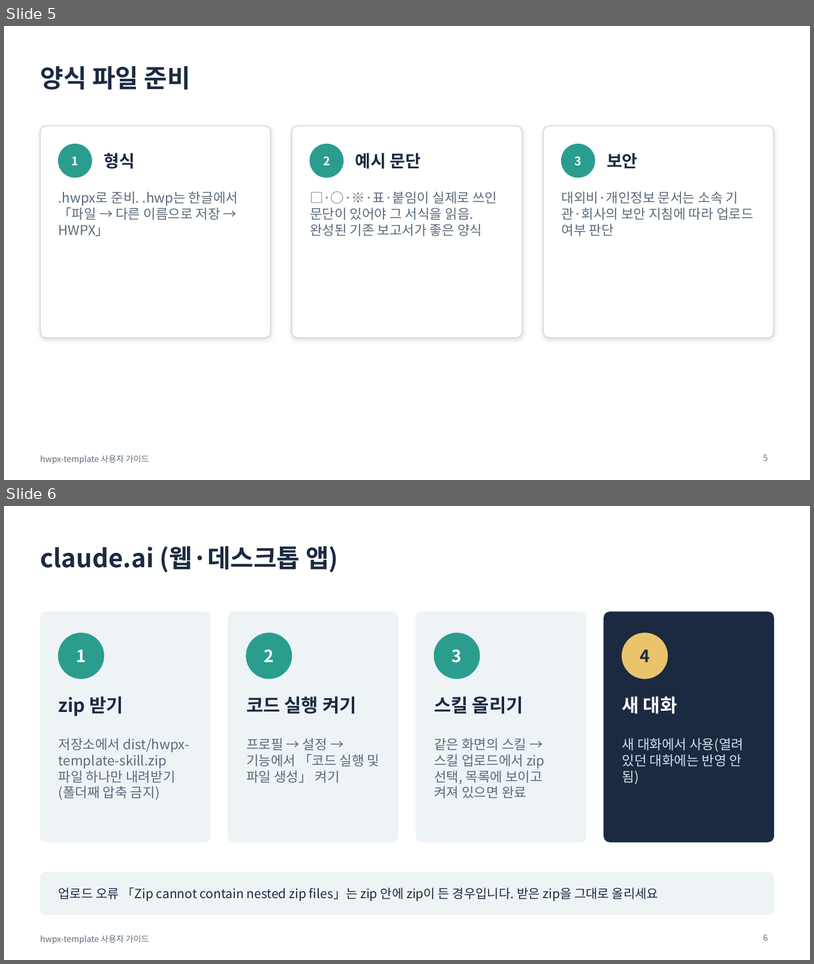
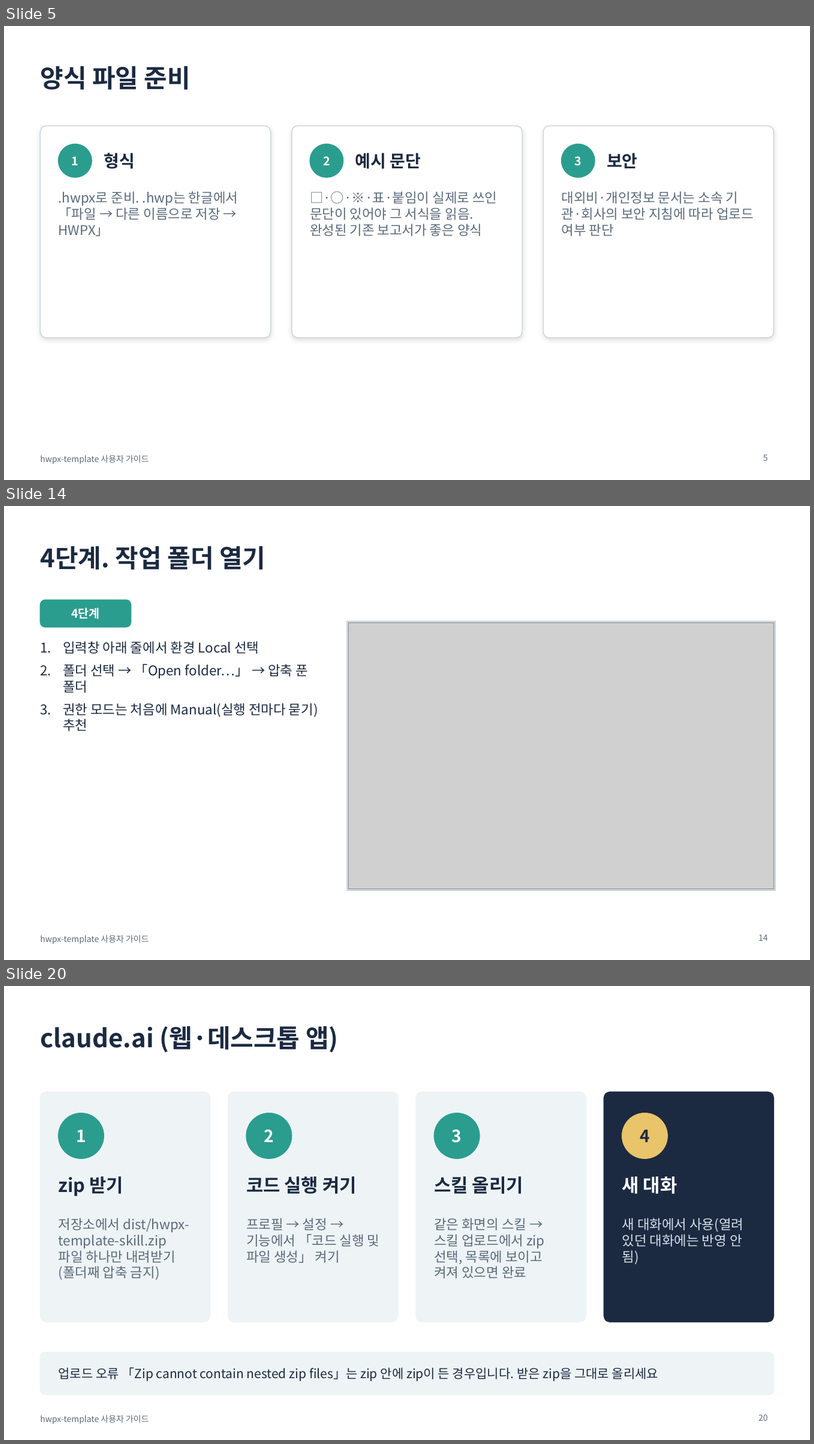
Before and after one commit to emilyJ7/hwpx-template-public, a slide deck: docs/사용자가이드.pptx. Shown one above the other, each under a label of ours: slides 5 and 6 before the commit, slides 5, 14 and 20 after it; the slides between them are not shown. The pictures are 814x964 and 814x1444 pixels, drawn with LibreOffice and Linux fonts; fonts in the diff are those of the drawing; grey boxes stand for pictures. Boxes give left, top, right and bottom in pixels: in the first picture for what was removed or moved away, otherwise in the second. Text is boxed around its words. In the diff, an @@ line names an element or a change of style, - is before the commit and + after.

```diff
--- a/docs/사용자가이드.pptx
+++ b/docs/사용자가이드.pptx
@@ slide 14 added at [4, 506, 810, 960], background #FFFFFF; not listed: 1 template element that a slide beside it also shows @@
@@ title added at [40, 546, 266, 570], 30 pt, text #1B2A41, bold @@
+4단계. 작업 폴더 열기
@@ rounded rectangle added at [40, 600, 131, 627], fill #2A9D8F, outline #2A9D8F 1 pt @@
@@ text added at [71, 607, 100, 619], 14 pt, text #FFFFFF, bold @@
+4단계
@@ rectangle added at [347, 621, 776, 891], fill #CBD5DE, outline #CBD5DE 1 pt @@
@@ picture added at [349, 623, 774, 889] @@
@@ text added at [63, 641, 318, 731], 16 pt, text #1B2A41 @@
+1. 입력창 아래 줄에서 환경 Local 선택
+2. 폴더 선택 → 「Open folder…」 → 압축 푼 폴더
+3. 권한 모드는 처음에 Manual(실행 전마다 묻기) 추천
@@ page number added at [759, 934, 768, 940], 10 pt, text #5B6B7C @@
+14
@@ what was slide 6 is now slide 20 @@
@@ page number at [759, 1414, 768, 1420]: text changed @@
-6
+20
```
Also in this commit, not shown: 3 slides changed, 19 other slides added, 23 other files.
